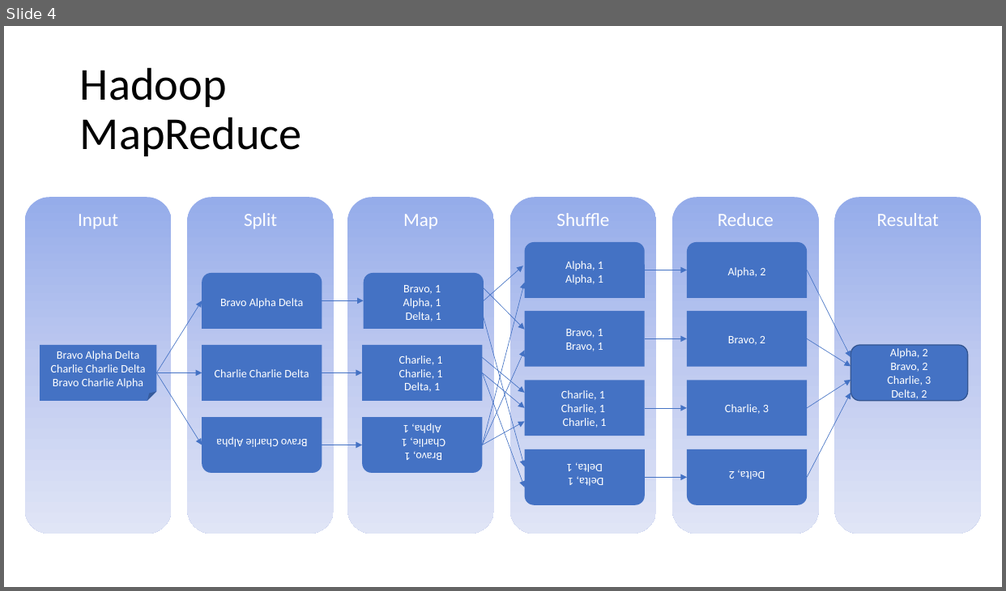
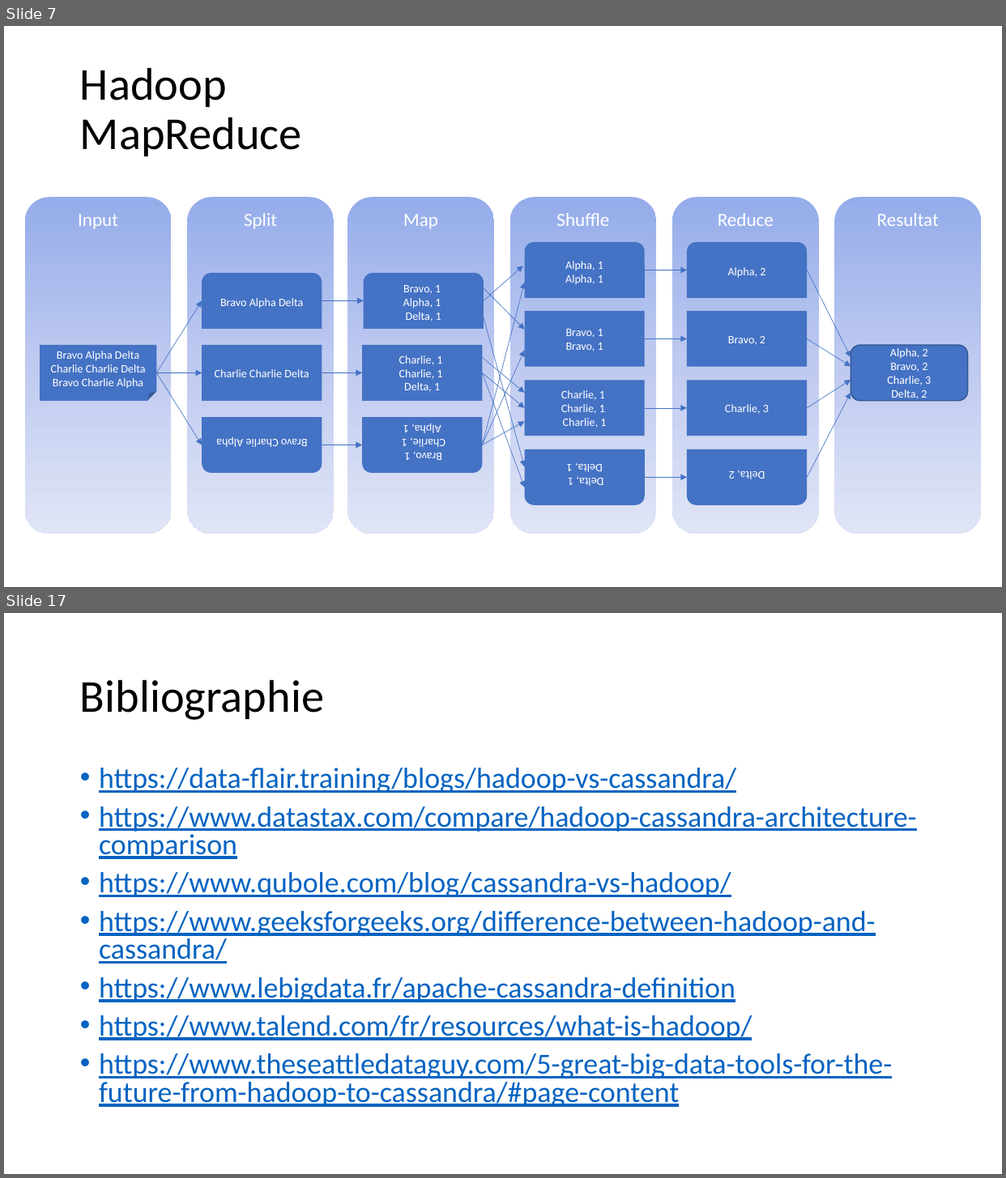
Before and after one commit to matritz-pro/share, a slide deck: topics/Data/bd/hadoop_cassandra/Hadoop_Cassandra.pptx. Shown one above the other, each under a label of ours: slide 4 before the commit, slides 7 and 17 after it; the slides between them are not shown. The pictures are 1006x591 and 1006x1178 pixels, drawn with LibreOffice and Linux fonts; fonts in the diff are those of the drawing. Boxes give left, top, right and bottom in pixels: in the first picture for what was removed or moved away, otherwise in the second. Text is boxed around its words. In the diff, an @@ line names an element or a change of style, - is before the commit and + after.

```diff
--- a/topics/Data/bd/hadoop_cassandra/Hadoop_Cassandra.pptx
+++ b/topics/Data/bd/hadoop_cassandra/Hadoop_Cassandra.pptx
@@ slide 17 added at [4,613,1002,1174], background #FFFFFF @@
@@ title added at [80,679,324,720], 44 pt, text #000000 @@
+Bibliographie
@@ text added at [99,768,917,1107], 28 pt, text #0563C1, underline @@
+• https://data-flair.training/blogs/hadoop-vs-cassandra/
+• https://www.datastax.com/compare/hadoop-cassandra-architecture-comparison
+• https://www.qubole.com/blog/cassandra-vs-hadoop/
+• https://www.geeksforgeeks.org/difference-between-hadoop-and-cassandra/
+• https://www.lebigdata.fr/apache-cassandra-definition
+• https://www.talend.com/fr/resources/what-is-hadoop/
+• https://www.theseattledataguy.com/5-great-big-data-tools-for-the-future-from-hadoop-to-cassandra/#page-content
@@ what was slide 4 is now slide 7 @@
```
Also in this commit, not shown: 3 slides changed, 10 other slides added, 1 slide removed, 20 other files.
